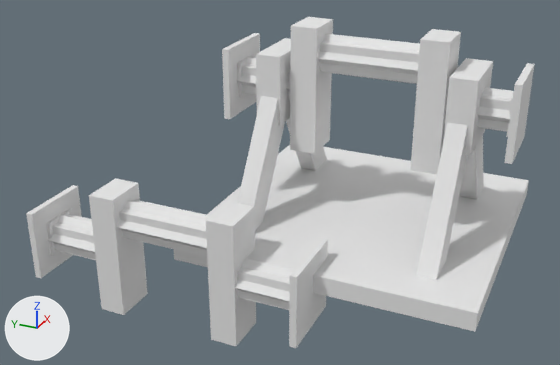
An edit to the Blender file aos_core/src/main/resources/assets/age_of_steam/objmodels/big_crankshaft.blend, drawn before and after from the same camera.
Camera for both pictures: a camera (50 mm lens) standing at (-1.914, -1.249, 1.311) and looking at (0.38, -0.216, 0.164). Lighting does not change. The marker at lower left points along +X, +Y and +Z. The first picture is the older version.

Objects in the first picture: 'axle', 'axle.001', 'base'.
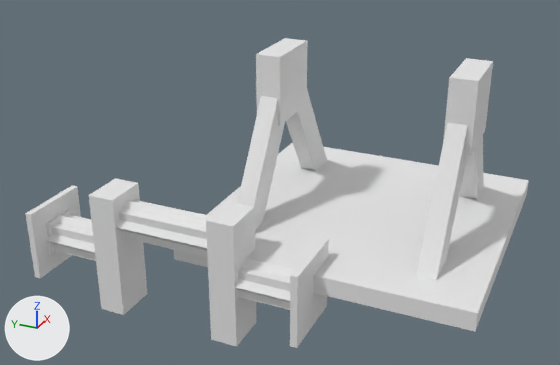
The change, as a diff of the scene's bpy script:
```diff
--- a/aos_core/src/main/resources/assets/age_of_steam/objmodels/big_crankshaft.blend.py
+++ b/aos_core/src/main/resources/assets/age_of_steam/objmodels/big_crankshaft.blend.py
@@ ob_axle_001 @@
-ob_axle_001 = bpy.data.objects.new('axle.001', me_cube_003)
-ob_axle_001.location = (0.5, -0.5, 0.5)
-ob_axle_001.rotation_euler = (1.571, 0.0, 0.0)  # degrees (90, 0, 0)
```

Changed parts and their boxes [x1, y1, x2, y2] in the pictures (560 x 365 px):
'axle.001', deleted
    before: [222, 17, 535, 175]
